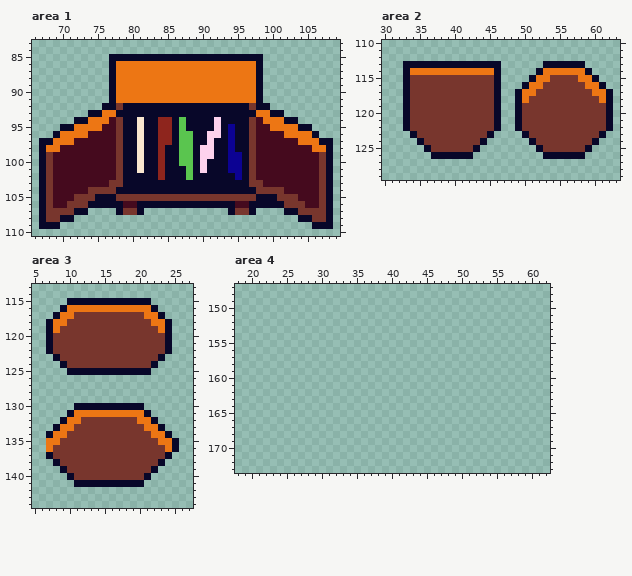
Edited in one commit: pixel-art file (core/assets/ase/props_shops.ase). The first picture shows the starting point.
256x256 pixels, 1 frame. Shown: area 1: x 66..109, y 83..110; area 2: x 30..63, y 110..129; area 3: x 5..27, y 113..144; area 4: x 18..62, y 147..173. The commit also changed other parts of the picture, which this record leaves out.
And afterwards:
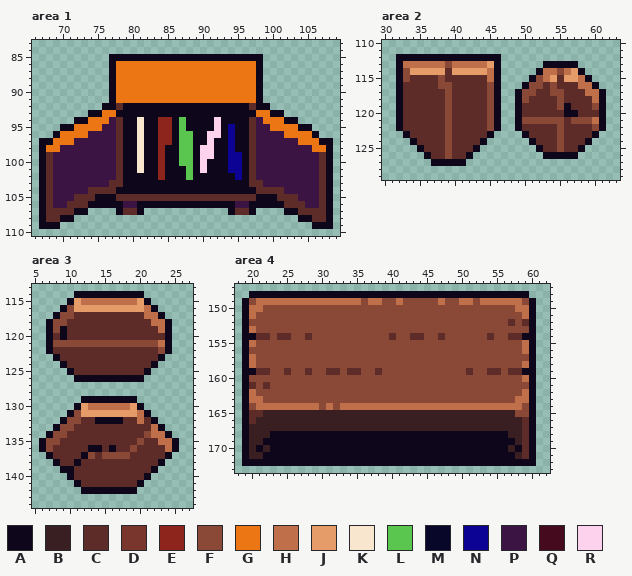
Palette (. is transparent): A #0e071b  B #391f21  C #5d2c28  D #78362d  E #8e251d  F #8a4836  G #ed7614  H #bf6f4a  J #e69c69  K #f9e6cf  L #5ac54f  M #080729  N #0c0293  P #3b1443  Q #450a1e  R #fdd2ed
The author wrote: Add further NPC room props
Diff:
Changed rows in their new state; - is an unchanged pixel.
Area 1, layer "Props":
first column x 67:
 85 ----------AAAAAAAAAAAAAAAAAAAAAA----------
 86 ----------A--------------------A----------
 87 ----------A--------------------A----------
 88 ----------A--------------------A----------
 89 ----------A--------------------A----------
 90 ----------A--------------------A----------
 91 ----------A--------------------A----------
 92 ---------AACAAAAAAAAAAAAAAAAAACAA---------
 93 -------AA--AAAAAAAAAAAAAAAAAAAA--AA-------
 94 -----AA---PCAA-AA--A-AAAA-AAAACP---AA-----
 95 ---AA----PPCAA-AA--A-AAAA-A-AACPP----AA---
 96 --A----PPPPCAA-AA--A--AA--A-AACPPPP----A--
 97 AA---PPPPPPCAA-AA--A--AA-AA-AACPPPPPP---AA
 98 A--PPPPPPPPCAA-AA-AA--A--AA-AACPPPPPPPP--A
 99 ACPPPPPPPPPCAA-AA-AA--A--AA--ACPPPPPPPPPCA
100 ACPPPPPPPPPCAA-AA-AA--A-AAA--ACPPPPPPPPPCA
101 ACPPPPPPPPPCAA-AA-AAA-A-AAA--ACPPPPPPPPPCA
102 ACPPPPPPPPPCAAAAA-AAA-AAAAAA-ACPPPPPPPPPCA
103 ACPPPPPPPPCCAAAAAAAAAAAAAAAAAACCPPPPPPPPCA
104 ACPPPPPCCCCAAAAAAAAAAAAAAAAAAAACCCCPPPPPCA
105 ACPPPCCCAAACCCCCCCCCCCCCCCCCCCCAAACCCPPPCA
106 ACPPCCCAAAAAPPAAAAAAAAAAAAAAPPAAAAACCCPPCA
107 ACCCCAA----ACCA------------ACCA----AACCCCA
108 ACCAA--------------------------------AACCA
109 AAA------------------------------------AAA
Area 2, layer "Props":
first column x 32:
112 AAAAAAAAAAAAAAA----------------
113 AHHHHHHFHHHHHJA------AAAAA.----
114 AFJJJJJCJJJJJHA-----AHHFHJA.---
115 AFCCCCFCCCCCCHA----AFHJCJJHA.--
116 ACCCCCFFCCCCCFA---AFFCFCCCHHA.-
117 ACCCCCCFCCCCCFA--AFFCCFFCCCHHA.
118 ACCCCCCFCCCCCFA--AFCCCCFCCCCHA.
119 ACCCCCCFCCCCCFA--ACCCCCFACCCFA.
120 ACCCCCCFCCCCCFA--ACCCCCCAACCCA.
121 ACCCCCCFCCCCCFA--AFFFFFFCFFFHA.
122 ACCCCCCFCCCCCFA--ACCCCCFCCCCFA.
123 -ACCCCCFCCCCCA----ACCCCFCCCCA.-
124 --ACCCCFCCCCA------ACCCFCCCA.--
125 ---ACCCFCCCA--------ACCFCCA.---
126 ----ACCFCCA----------AAAAA.----
127 -----AAAAA---------------------
Area 3, layer "Props":
first column x 6:
114 -----AAAAAAAAAA-----
115 ----AJHHHHHHHHJA----
116 ---AFJJJJJJJJJJHA---
117 --AFFCCCCCCCCCCHHA--
118 -AFFCCCCCCCCCCCCHHA-
119 -AFACCCCCCCCCCCCCHA-
120 -ACACCCCCCCCCCCCCCA-
121 -AFFFFFFFFFFFFFFFHA-
122 -ACCCCCCCCCCCCCCCFA-
123 --ACCCCCCCCCCCCCCA--
124 ---ACCCCCCCCCCCCA---
125 ----ACCCCCCCCCCA----
126 -----AAAAAAAAAA-----
129 ------AAAAAAAA------
130 -----AJHHHHHHJA-----
131 ----AFJJJJJJJJHA----
132 ---AFFCCAAAACCHCA---
133 --AFFCCCCCCCCCCCHA--
134 -AFFCCCCCCCCCCCFHHA-
135 AFFCCCCCCCCCCCFCCHHA
136 AFCCCCCAACACCFCCCCHA
137 -ACCCCAFCFFFFCCCCCA-
138 --ACCACCCCCCCCCCCA--
139 ---AACCCCCCCCCCCA---
140 ----ACCCCCCCCCCA----
141 -----ACCCCCCCCA-----
142 ------AAAAAAAA------
Area 4, layer "Props":
first column x 19:
148 -AAAAAAAAAAAAAAAAAAAAAAAAAAAAAAAAAAAAAAAA-
149 AFHHHHHHHHHHHHHHHFHHFFHFFFFFHFFHHFHHHHHHFA
150 AHHFFFFFFFFFFFFFFFFFFFFFFFFFFFFFFFFFFFFHHA
151 AHFFFFFFFFFFFFFFFFFFFFFFFFFFFFFFFFFFFFFFHA
152 AFFFFFFFFFFFFFFFFFFFFFFFFFFFFFFFFFFFFFCFCA
153 AHFFFFFFFFFFFFFFFFFFFFFFFFFFFFFFFFFFFFFFFA
154 AACCFCCFFCFFFFFFFFFFFCFFCCFFCFFFFFFCFFCCAA
155 AHFFFFFFFFFFFFFFFFFFFFFFFFFFFFFFFFFFFFFFHA
156 AFFFFFFFFFFFFFFFFFFFFFFFFFFFFFFFFFFFFFFFHA
157 AHFFFFFFFFFFFFFFFFFFFFFFFFFFFFFFFFFFFFFFFA
158 AHFFFFFFFFFFFFFFFFFFFFFFFFFFFFFFFFFFFFFFHA
159 AACCFFCFFCFFCCFCCFFCFFFFFFFFFFFFCFFCCFCCAA
160 AFFFFFFFFFFFFFFFFFFFFFFFFFFFFFFFFFFFFFFFHA
161 ACFCFFFFFFFFFFFFFFFFFFFFFFFFFFFFFFFFFFFFFA
162 AHFFFFFFFFFFFFFFFFFFFFFFFFFFFFFFFFFFFFFFHA
163 AHHFFFFFFFFFFFFFFFFFFFFFFFFFFFFFFFFFFFFHHA
164 AFHHHHHHHHHFHFHHHHHHHHHHHHHHHHHHHHHHHHHHFA
165 ACCBBBBBBBBBBBBBBBBBBBBBBBBBBBBBBBBBBBBFFA
166 ACBBBBBBBBBBBBBBBBBBBBBBBBBBBBBBBBBBBBBBCA
167 ABBBBBBBBBBBBBBBBBBBBBBBBBBBBBBBBBBBBBBBCA
168 ABBBAAAAAAAAAAAAAAAAAAAAAAAAAAAAAAAAAABBCA
169 ABBAAAAAAAAAAAAAAAAAAAAAAAAAAAAAAAAAAAABCA
170 ABABAAAAAAAAAAAAAAAAAAAAAAAAAAAAAAAAAABACA
171 ABBAAAAAAAAAAAAAAAAAAAAAAAAAAAAAAAAAAAABCA
172 AAAAAAAAAAAAAAAAAAAAAAAAAAAAAAAAAAAAAAAAAA
Boxes around the changes in both pictures, in picture pixels (x1, y1, x2, y2):
changed: (39, 54, 333, 229)
changed: (396, 54, 613, 166)
changed: (39, 291, 179, 494)
added: (242, 291, 536, 466)
